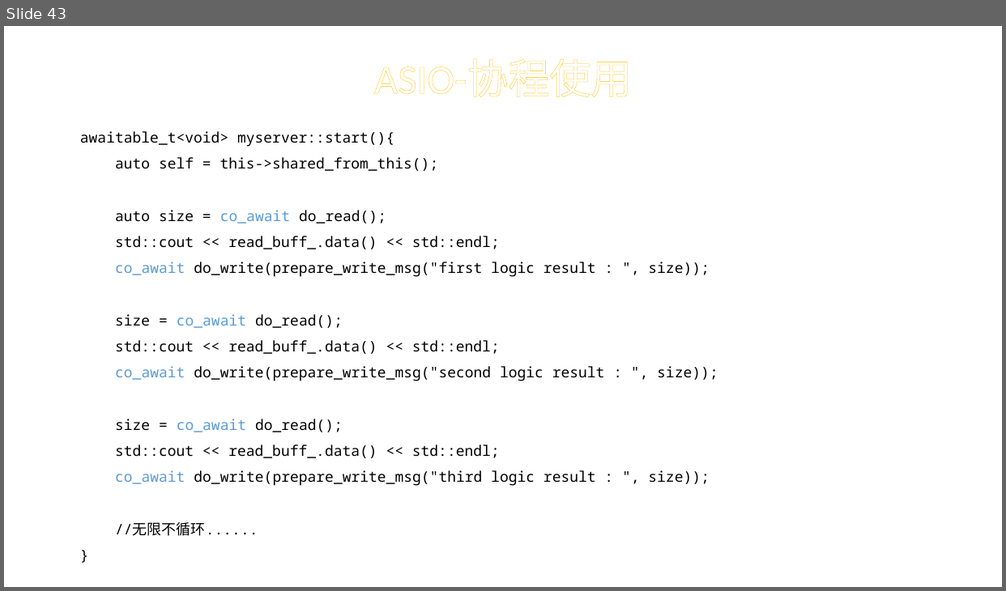
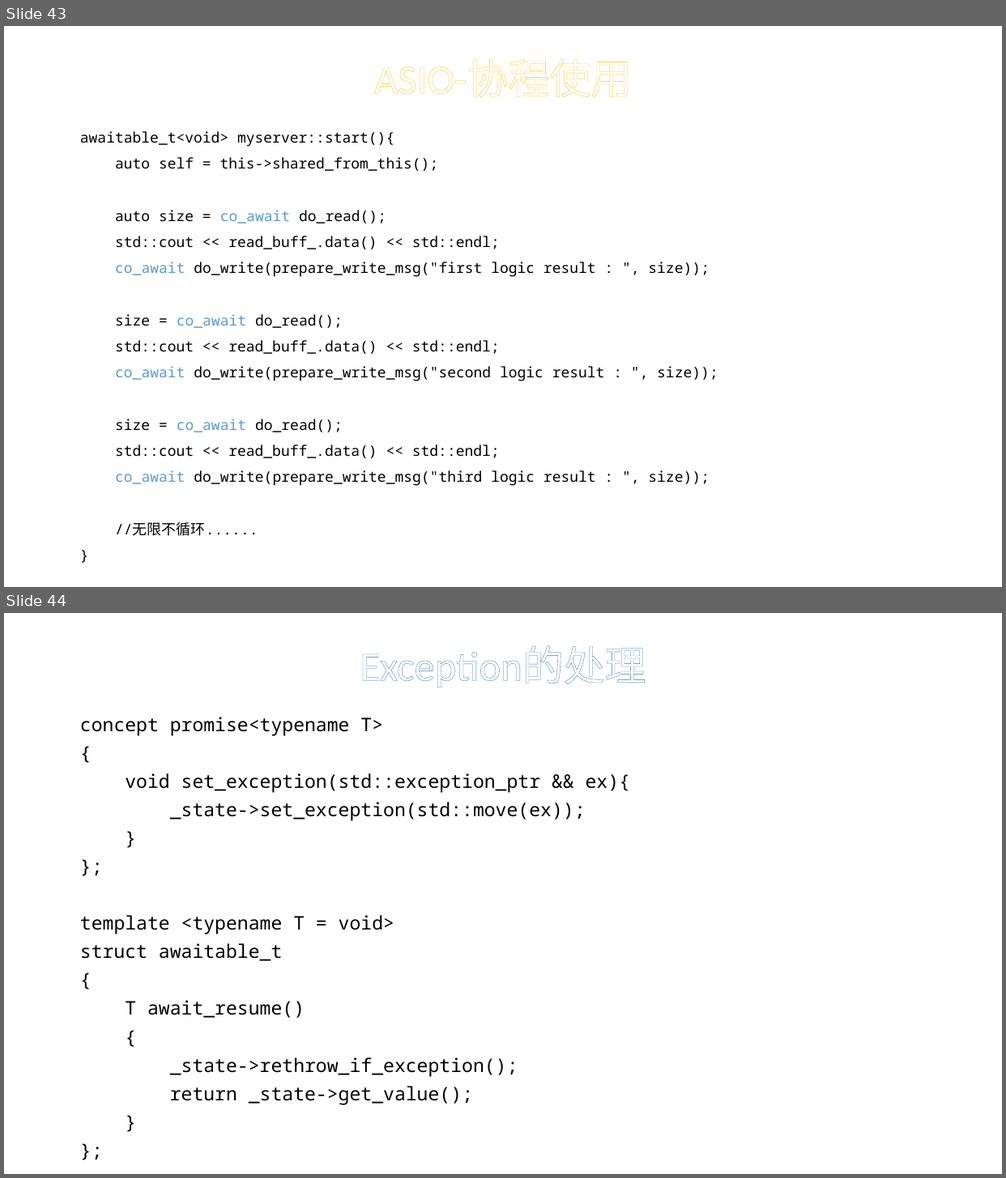
Before and after one commit to tearshark/resumef, a slide deck: Resumef实践.pptx. Shown one above the other, each under a label of ours: slide 43 before the commit, slides 43 and 44 after it. The pictures are 1006x591 and 1006x1178 pixels, drawn with LibreOffice and Linux fonts; fonts in the diff are those of the drawing. Boxes give left, top, right and bottom in pixels: in the first picture for what was removed or moved away, otherwise in the second. Text is boxed around its words. In the diff, an @@ line names an element or a change of style, - is before the commit and + after.

```diff
--- a/Resumef实践.pptx
+++ b/Resumef实践.pptx
@@ slide 44 added at (x1=4, y1=613, x2=1002, y2=1174), background #FFFFFF @@
@@ title added at (x1=360, y1=646, x2=646, y2=688), 39.6 pt, text #FFFFFF @@
+Exception的处理
@@ text added at (x1=80, y1=717, x2=630, y2=1105), 18 pt, text #000000 @@
+concept promise<typename T>
+{
+void set_exception(std::exception_ptr && ex){
+_state->set_exception(std::move(ex));
+}
+};
+template <typename T = void>
+struct awaitable_t
+{
+T await_resume()
+{
+_state->rethrow_if_exception();
+return _state->get_value();
+}
+};
```
Also in this commit, not shown: 10 other slides added, 1 other file.
